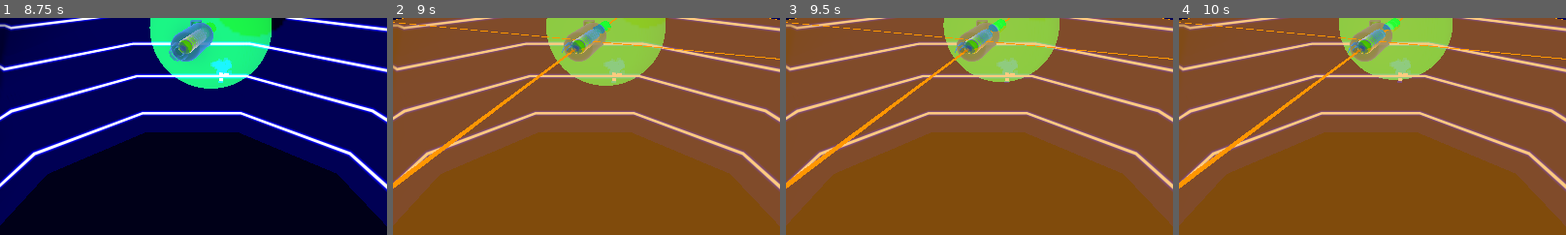
Above: before the commit, frames 1-4 (left to right).
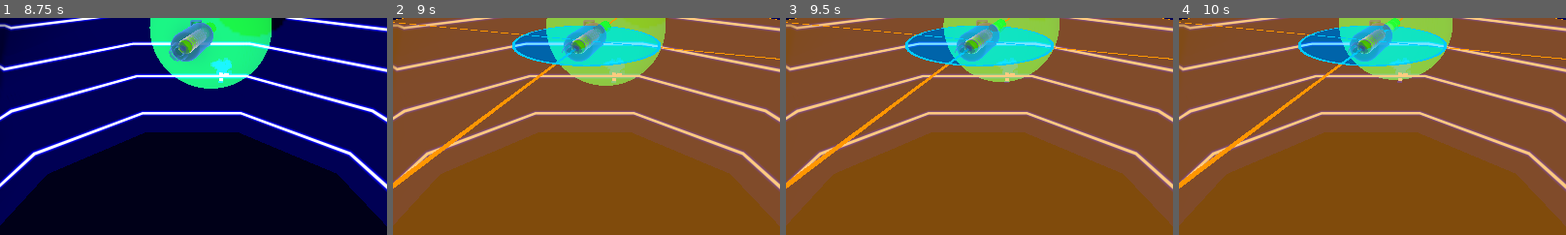
Above: after the commit, the same moments.

Repository: squirrelsoftcompany/LD57
Game: Godot game, scene res://Scenes/test_scene.tscn
Same seed, same stepped clock (60 frames per second), same inputs: the game is played once before the commit and once after it.
Inputs (mouse positions are % of the whole screen's width and height, from its top left):
- Up to frame 1 (8.75 s): tap Enter at 0.5, 6.5 s; drag from (11, 17) to (60, 28) at 0.52 s; drag from (11, 23) to (45, 70) at 1.27 s; move the mouse to (60, 28) at 2.02 s; tap Space (mi_launch) at 2.1, 4.35, 5.75, 6.6 s; click (60, 28) at 2.17 s; click "S" at 2.75 s; drag from (45, 70) to (20, 35) at 3.52 s; move the mouse to (80, 65) at 4.27 s; click (80, 65) at 4.42 s; click "D" at 5 s; drag from (20, 35) to (35, 25) at 5.77 s; move the mouse to (55, 50) at 6.52 s; click (55, 50) at 6.67 s; click "SPACE" at 7.25 s; click "SPACE" at 8 s
- Up to frame 2 (9 s): click "M" at 8.75 s
- Up to frame 3 (9.5 s): no input
- Up to frame 4 (10 s): click "TAB" at 9.5 s
The pictures show only the part of the screen within x 25-75%, y 45-95%; the shares and areas given below are measured in that part.

Frame 1 is identical in both runs. In frame 2, 5.2% of the frame differs, in the area x 30-70%, y 3-23%; in frame 3, 5.3%; in frame 4, 5.3%.

Commit message:
Initialize moving interaction point when set visible to prevent moving to forbidden point

Diff:
--- a/Scripts/IngameUI/MovingInteraction.gd
+++ b/Scripts/IngameUI/MovingInteraction.gd
@@ -34,10 +34,8 @@
 	if visible:
 		GlobalEventHolder.emit_signal("player_start_mi")
 		_candidate_altitude = 0
-		_candidate_azimuth_distance = global_position
-		_candidate_position = global_position
 		_switched = false
-		_update_drawings()
+		_compute_azimuth_distance(get_viewport().get_mouse_position())
 	else:
 		GlobalEventHolder.emit_signal("player_finish_mi")
 
